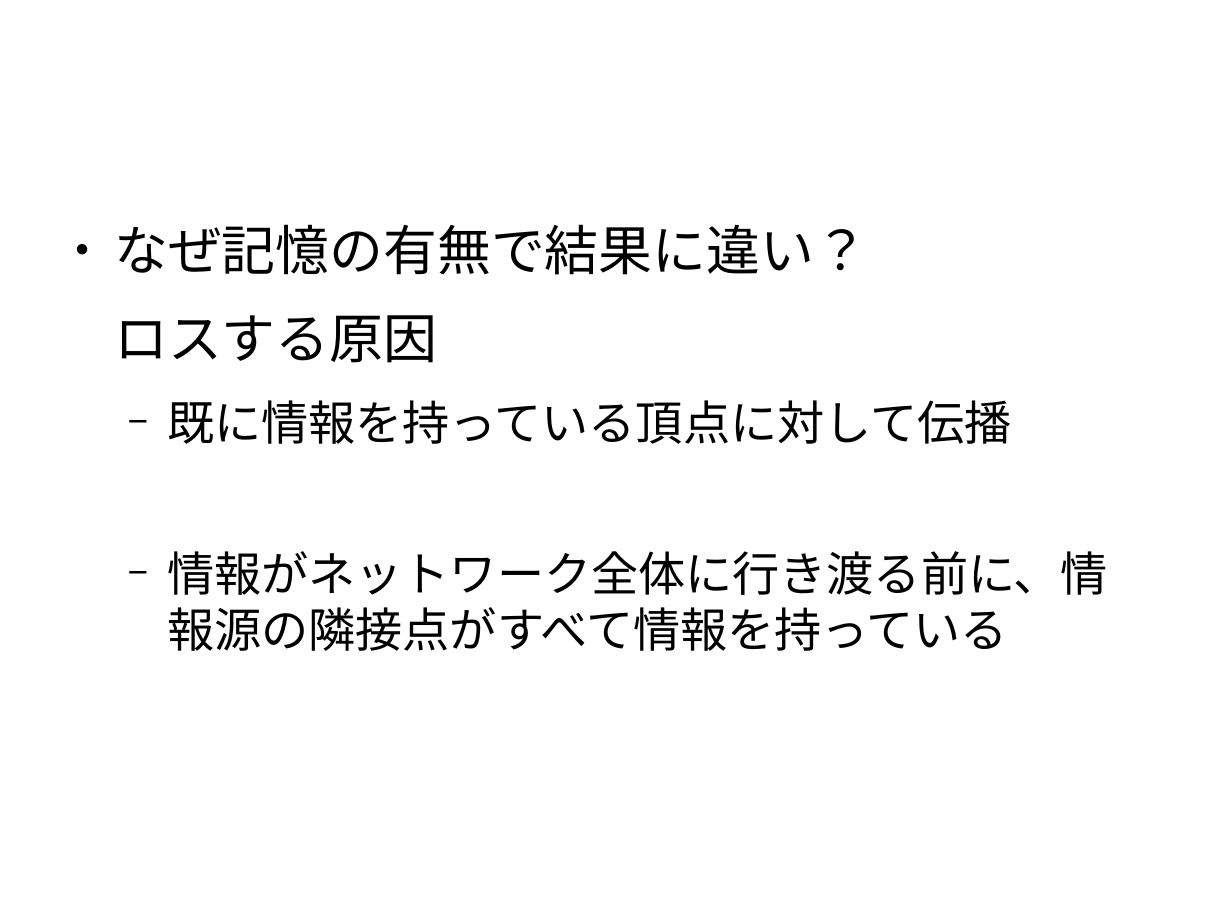
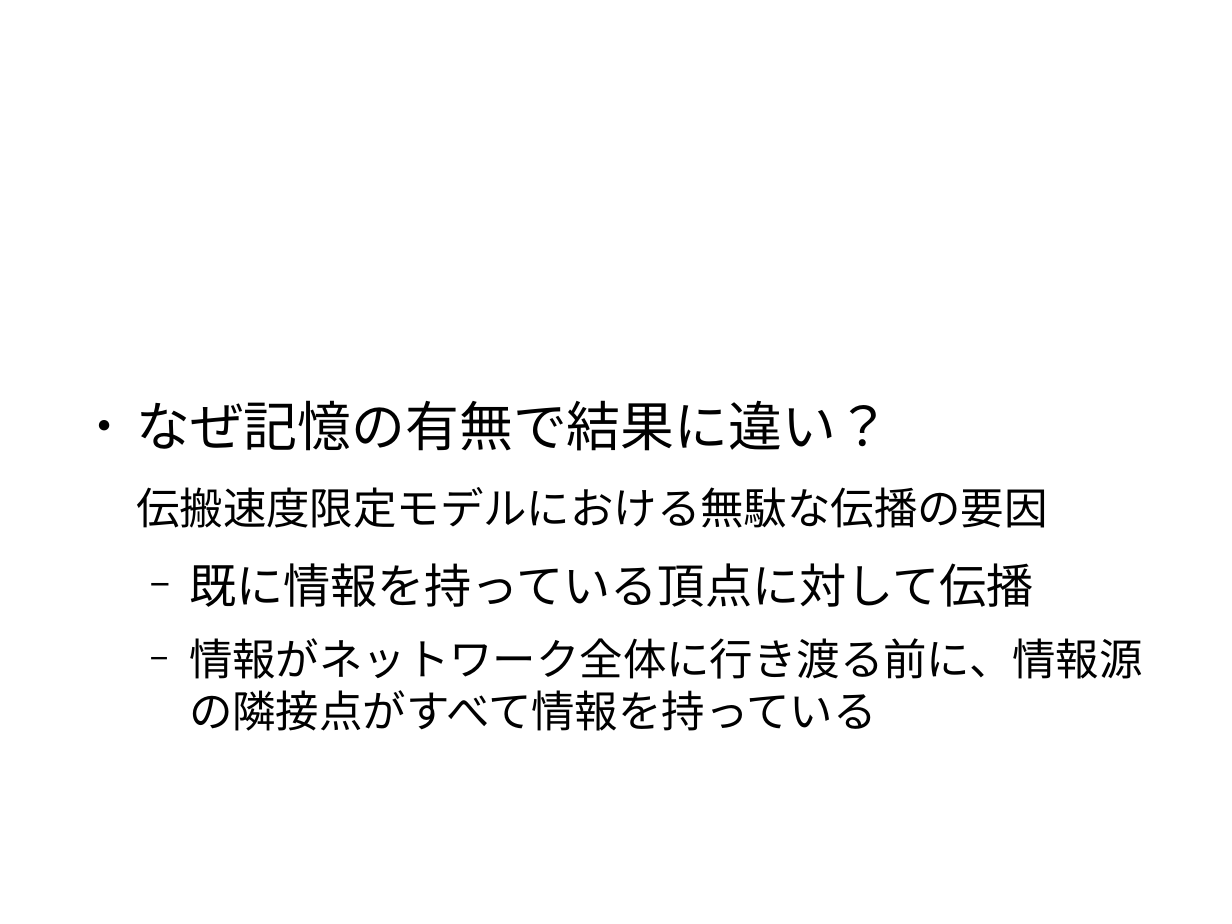
Before and after one commit to awesomest/NetWork_g-2015, a slide deck: slide 40 of 中間発表.odp (slide 36 before the commit). Drawn at 1232x924 pixels with LibreOffice and Linux fonts; fonts in the diff are those of the drawing; background and template pictures are left out. Boxes give left, top, right and bottom in pixels: in the first picture for what was removed or moved away, otherwise in the second. Text is boxed around its words. In the diff, an @@ line names an element or a change of style, - is before the commit and + after.

```diff
--- a/中間発表.odp
+++ b/中間発表.odp
@@ text "なぜ記憶の有無で結果に違い？": place and size @@
-text "なぜ記憶の有無で結果に違い？" at <box>114,224,1108,651</box>
+text "なぜ記憶の有無で結果に違い？" at <box>136,400,1143,731</box>
@@ text at <box>136,487,1047,528</box>: text changed; size 34.7 to 28 pt @@
-ロスする原因
+伝搬速度限定モデルにおける無駄な伝播の要因
@@ text at <box>189,638,1143,731</box>: size 30.4 to 28 pt, font Arial to Noto Sans in "情報がネットワーク全体に行き渡る前に、情報源の隣接点がすべて情報を持っている" @@
```
Also in this commit, not shown: 36 other slides changed, 6 slides added, 2 slides removed.
